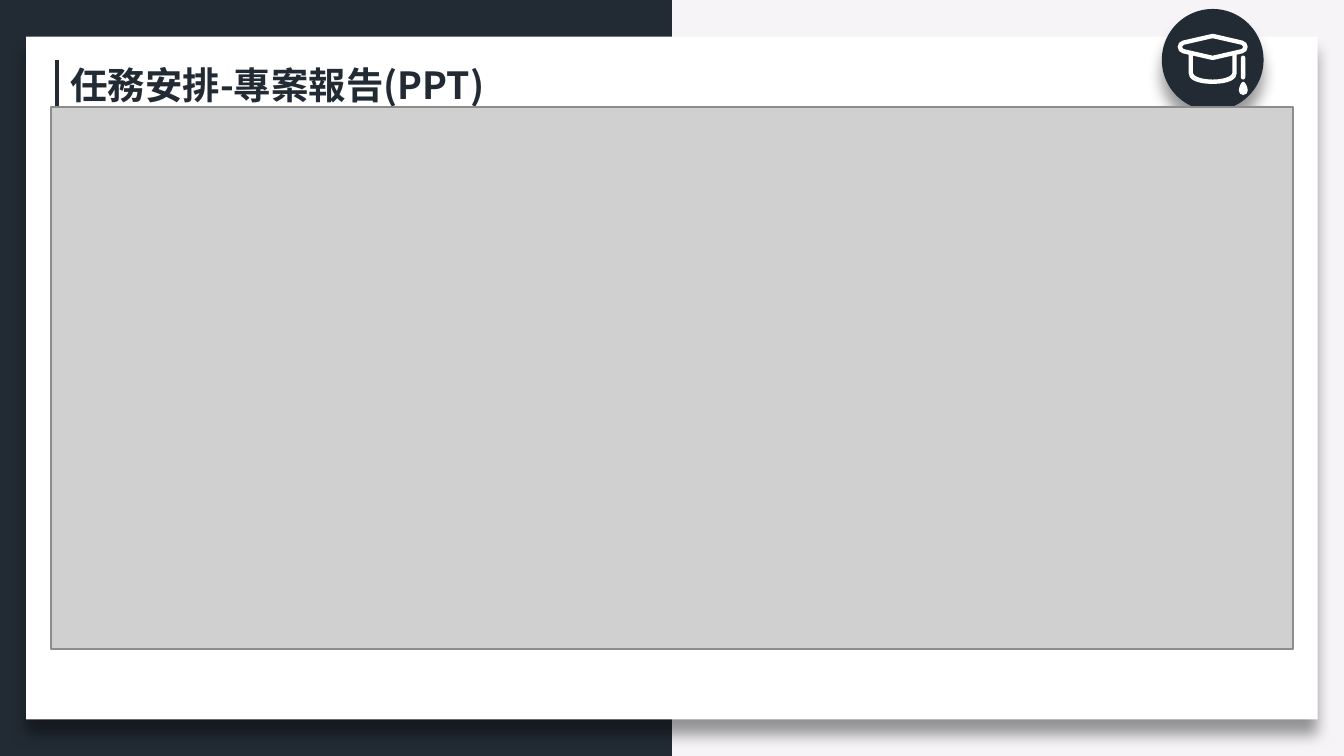
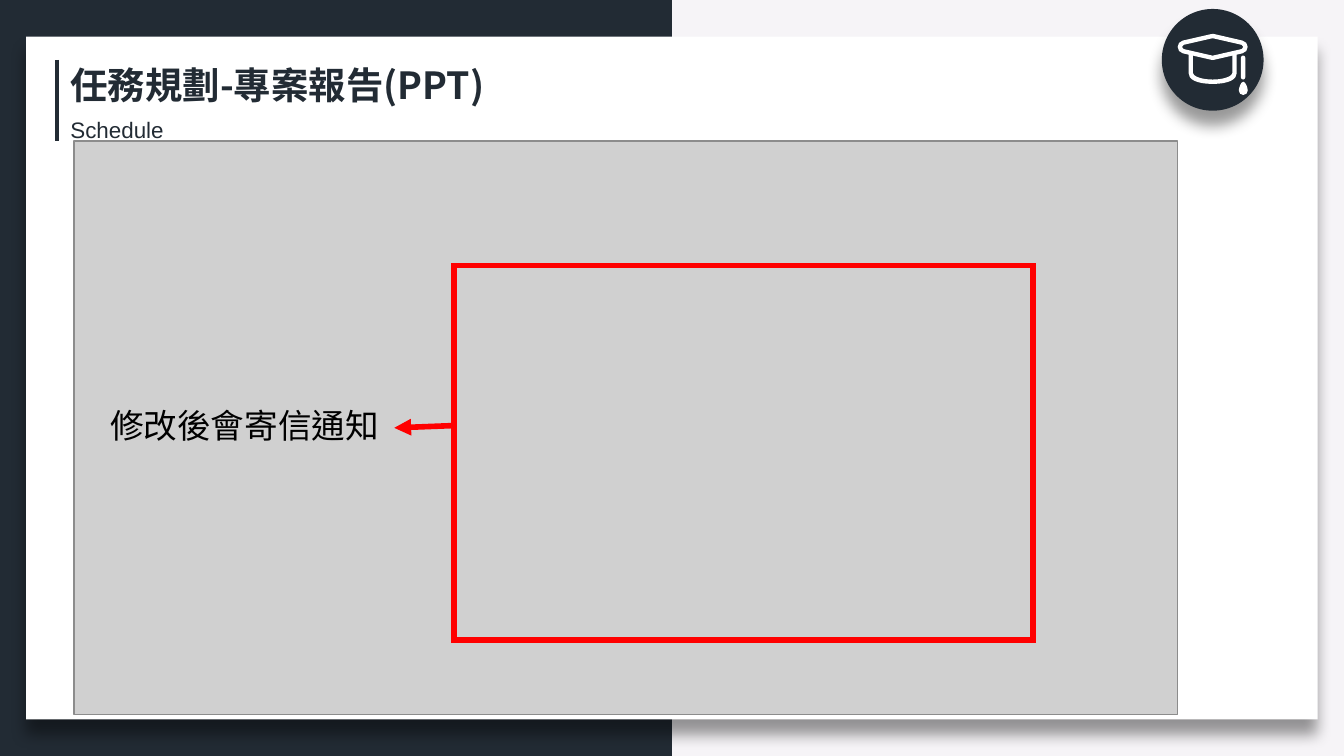
Before and after one commit to Chiang-Jhih-Ciang/108_SM_TEAM1, a slide deck: slide 20 of 0451060_108_SM_TEAM1.pptx. Drawn at 1344x756 pixels with LibreOffice and Linux fonts; fonts in the diff are those of the drawing; grey boxes stand for pictures. Boxes give left, top, right and bottom in pixels: in the first picture for what was removed or moved away, otherwise in the second. Text is boxed around its words. In the diff, an @@ line names an element or a change of style, - is before the commit and + after.

```diff
--- a/0451060_108_SM_TEAM1.pptx
+++ b/0451060_108_SM_TEAM1.pptx
@@ text at bbox=[70, 67, 484, 107]: text changed @@
-任務安排-專案報告(PPT)
+任務規劃-專案報告(PPT)
@@ text added at bbox=[70, 121, 163, 143], 12 pt, text #222B34 @@
+Schedule
@@ picture: place and size @@
-picture at bbox=[51, 108, 1293, 649]
+picture at bbox=[74, 141, 1177, 715]
@@ rectangle added at bbox=[454, 266, 1034, 640], outline #FF0000 3 pt @@
@@ text added at bbox=[110, 409, 379, 441], 18 pt, text #000000 @@
+修改後會寄信通知
@@ arrow added from (454, 426) to (394, 427), #FF0000 3 pt @@
```
Also in this commit, not shown: 5 other slides changed, 5 slides added, 5 slides removed.
